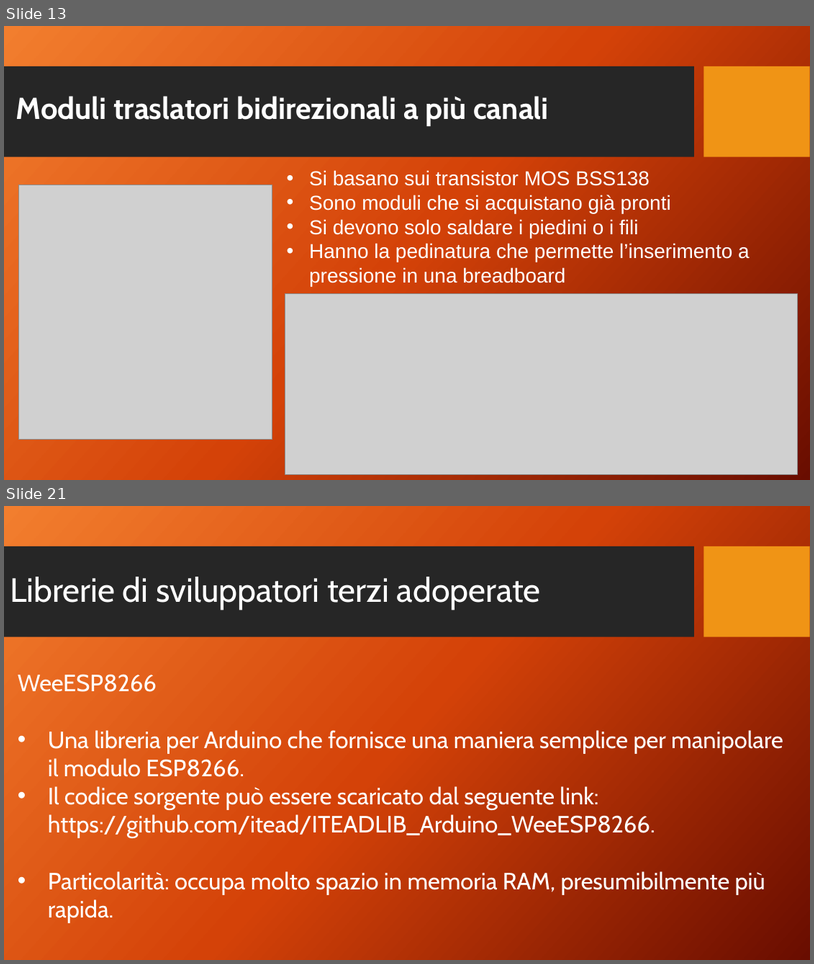
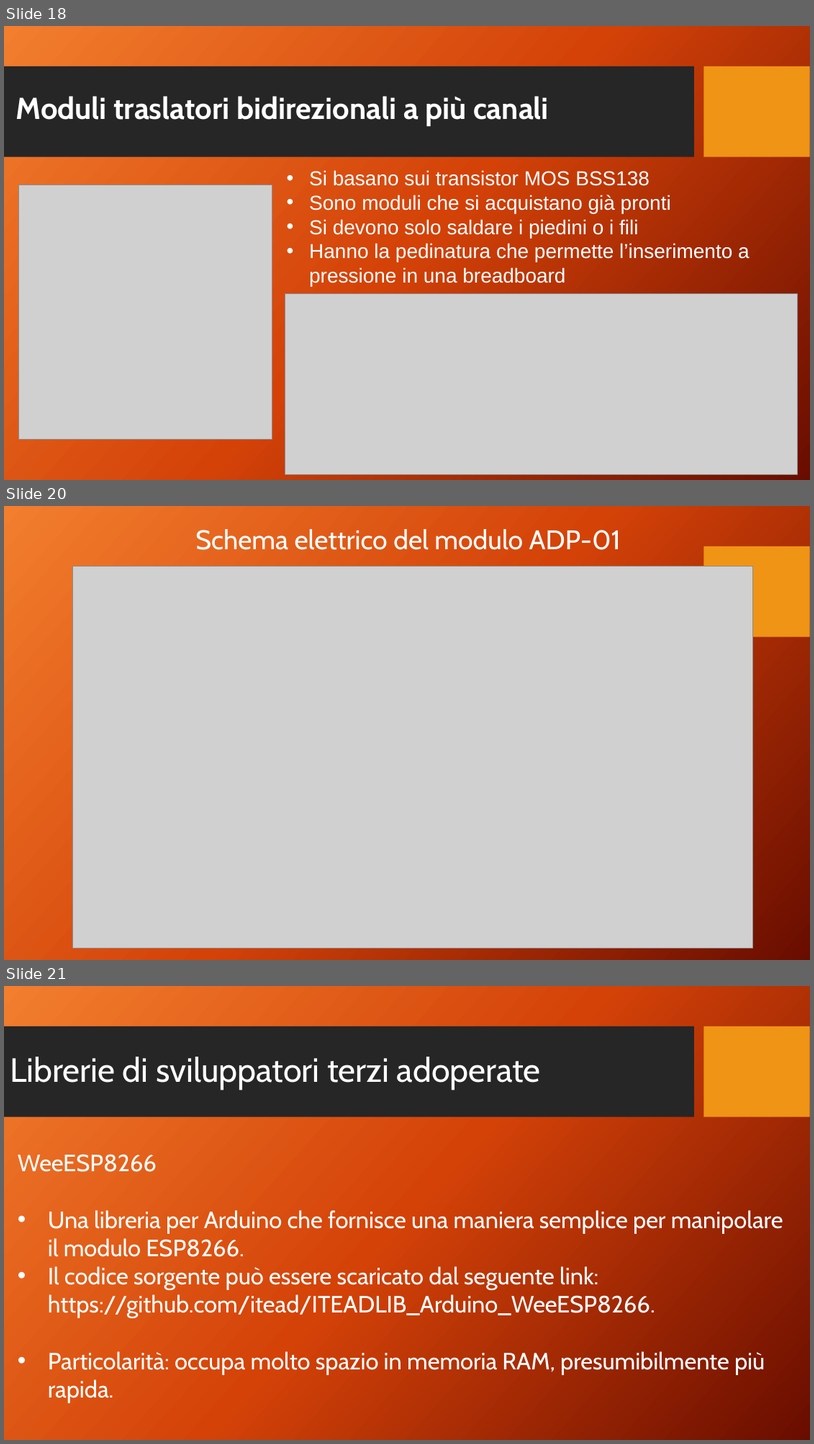
Before and after one commit to sebastianomelita/seismolab, a slide deck: files/seismoclouddevice-arduino-master/PROGGETTO SAPIENZA .pptx. Shown one above the other, each under a label of ours: slides 13 and 21 before the commit, slides 18, 20 and 21 after it; the slides between them are not shown. The pictures are 814x964 and 814x1444 pixels, drawn with LibreOffice and Linux fonts; fonts in the diff are those of the drawing; grey boxes stand for pictures; background and template pictures are left out. Boxes give left, top, right and bottom in pixels: in the first picture for what was removed or moved away, otherwise in the second. Text is boxed around its words. In the diff, an @@ line names an element or a change of style, - is before the commit and + after.

```diff
--- a/files/seismoclouddevice-arduino-master/PROGGETTO SAPIENZA .pptx
+++ b/files/seismoclouddevice-arduino-master/PROGGETTO SAPIENZA .pptx
@@ slide 20 added at (4, 506, 810, 960), background picture (left out); not listed: 1 template element that a slide beside it also shows @@
@@ text added at (196, 529, 621, 550), 32 pt, text #FFFFFF @@
+Schema elettrico del modulo ADP-01
@@ picture added at (72, 566, 753, 947) @@
@@ what was slide 13 is now slide 18 @@
```
Also in this commit, not shown: 1 slide changed, 1 other slide added, 1 slide removed, 2 other files.
